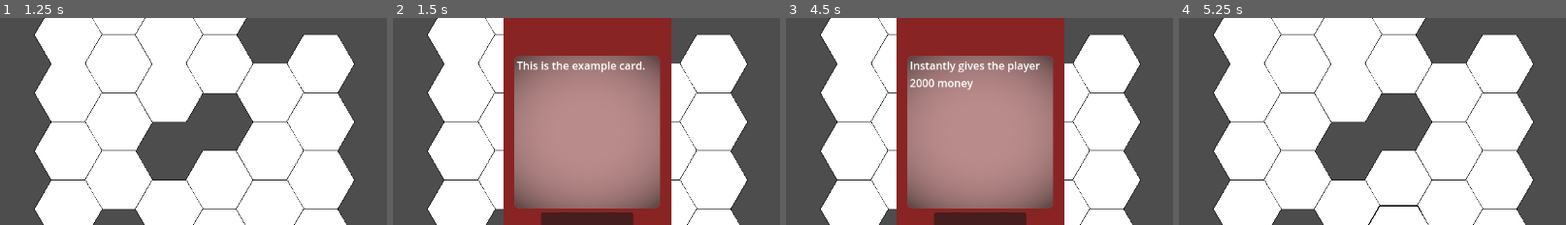
Above: before the commit, frames 1-4 (left to right).
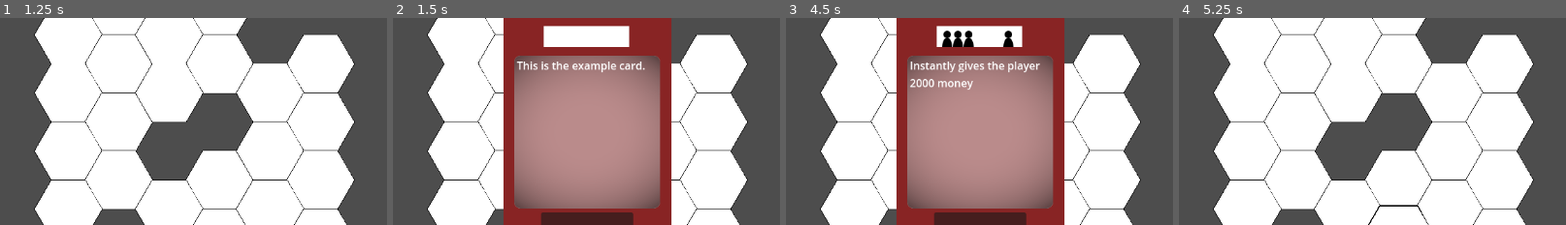
Above: after the commit, the same moments.

Repository: Master-MSE/PA-Puff
Game: Godot game, scene res://GAME/Scenes/Main/main.tscn
Same seed, same stepped clock (60 frames per second), same inputs: the game is played once before the commit and once after it.
Inputs (mouse positions are % of the whole screen's width and height, from its top left):
- Up to frame 1 (1.25 s): click (2, 79) at 0.5 s
- Up to frame 2 (1.5 s): click "Hand Player 1" at 1.25 s
- Up to frame 3 (4.5 s): click "Play card" at 2 s; click (98, 79) at 2.75 s; click "Hand Player 2" at 3.5 s; click (2, 79) at 4.25 s
- Up to frame 4 (5.25 s): click "Play card" at 5 s
The pictures show only the part of the screen within x 25-75%, y 22-72%; the shares and areas given below are measured in that part.

Frame 1 is identical in both runs. In frame 2, 2.3% of the frame differs, in the area x 38-62%, y 3-15%; in frame 3, 2.3%; in frame 4, nothing differs.

Commit message:
feat: card logo

Diff:
--- a/pa-puff-game/GAME/Ressources/Game Data/Cards/influencer_campaign.tres
+++ b/pa-puff-game/GAME/Ressources/Game Data/Cards/influencer_campaign.tres
@@ -1,8 +1,10 @@
-[gd_resource type="Resource" script_class="CardInfluencerCampaign" load_steps=2 format=3 uid="uid://bi7gkmpi4w0aj"]
+[gd_resource type="Resource" script_class="CardInfluencerCampaign" load_steps=3 format=3 uid="uid://bi7gkmpi4w0aj"]
 
+[ext_resource type="Texture2D" uid="uid://diw2htv70srmq" path="res://GAME/Assets/Sprites/Cards/influencer_campaign.png" id="1_0sed1"]
 [ext_resource type="Script" path="res://GAME/Scripts/Gameplay/Cards/Cards Resources/influencer_campaign.gd" id="1_yv810"]
 
 [resource]
 script = ExtResource("1_yv810")
 title = "Influencer Campaign"
 description = "Instantly gives the player 2000 money"
+logo = ExtResource("1_0sed1")
--- a/pa-puff-game/GAME/Scenes/Cards/Card.tscn
+++ b/pa-puff-game/GAME/Scenes/Cards/Card.tscn
@@ -64,7 +64,7 @@
 offset_bottom = 392.0
 text = "Play card"
 
-[node name="TextureRect" type="TextureRect" parent="Panel"]
+[node name="CardBackground" type="TextureRect" parent="Panel"]
 show_behind_parent = true
 layout_mode = 2
 offset_right = 250.0
@@ -75,4 +75,12 @@
 texture = ExtResource("3_ubf5v")
 metadata/_edit_lock_ = true
 
+[node name="Logo" type="TextureRect" parent="Panel"]
+layout_mode = 0
+offset_left = 60.0
+offset_top = 57.0
+offset_right = 187.0
+offset_bottom = 88.0
+metadata/_edit_lock_ = true
+
 [connection signal="pressed" from="Panel/Button" to="." method="_on_button_pressed"]
--- a/pa-puff-game/GAME/Scripts/Gameplay/Cards/card_base.gd
+++ b/pa-puff-game/GAME/Scripts/Gameplay/Cards/card_base.gd
@@ -3,6 +3,7 @@
 
 @export_multiline var title : String = ""
 @export_multiline var description : String = ""
+@export var logo: Texture
 
 func execute(player: Player) -> void:
 	pass
--- a/pa-puff-game/GAME/Scripts/Gameplay/Cards/card_scene.gd
+++ b/pa-puff-game/GAME/Scripts/Gameplay/Cards/card_scene.gd
@@ -12,7 +12,7 @@
 func _ready() -> void:
 	await get_tree().process_frame
 	initial_local_pos = position
-
+	$Panel/Logo.texture = card_data.logo
 
 func setup(data: CardBase, player: Player) -> void:
 	card_data = data
Binary file changed: pa-puff-game/GAME/Assets/Sprites/Card.png
Binary file added: pa-puff-game/GAME/Assets/Sprites/Cards/influencer_campaign.png
Not shown, added: pa-puff-game/GAME/Assets/Sprites/Cards/influencer_campaign.png.import
